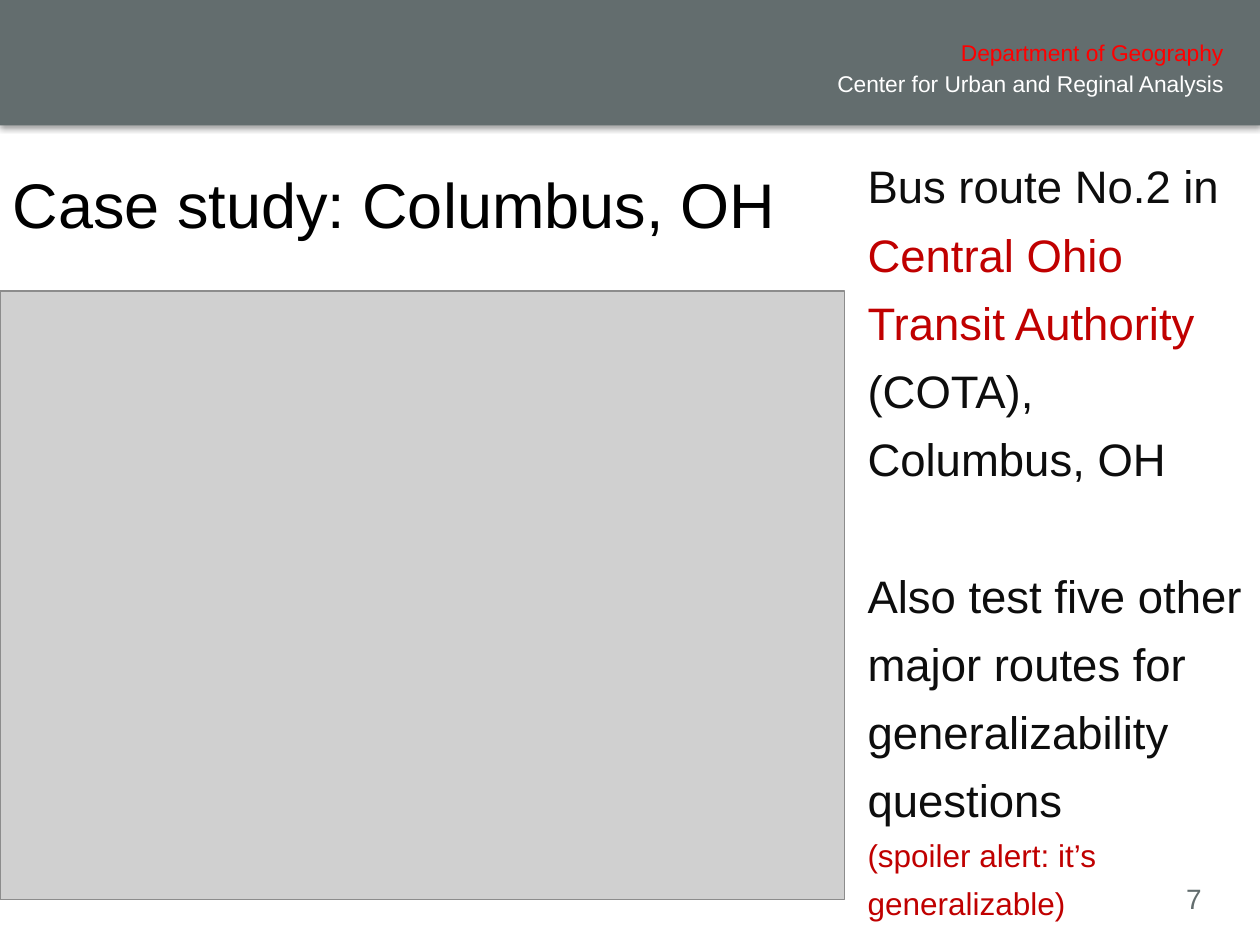
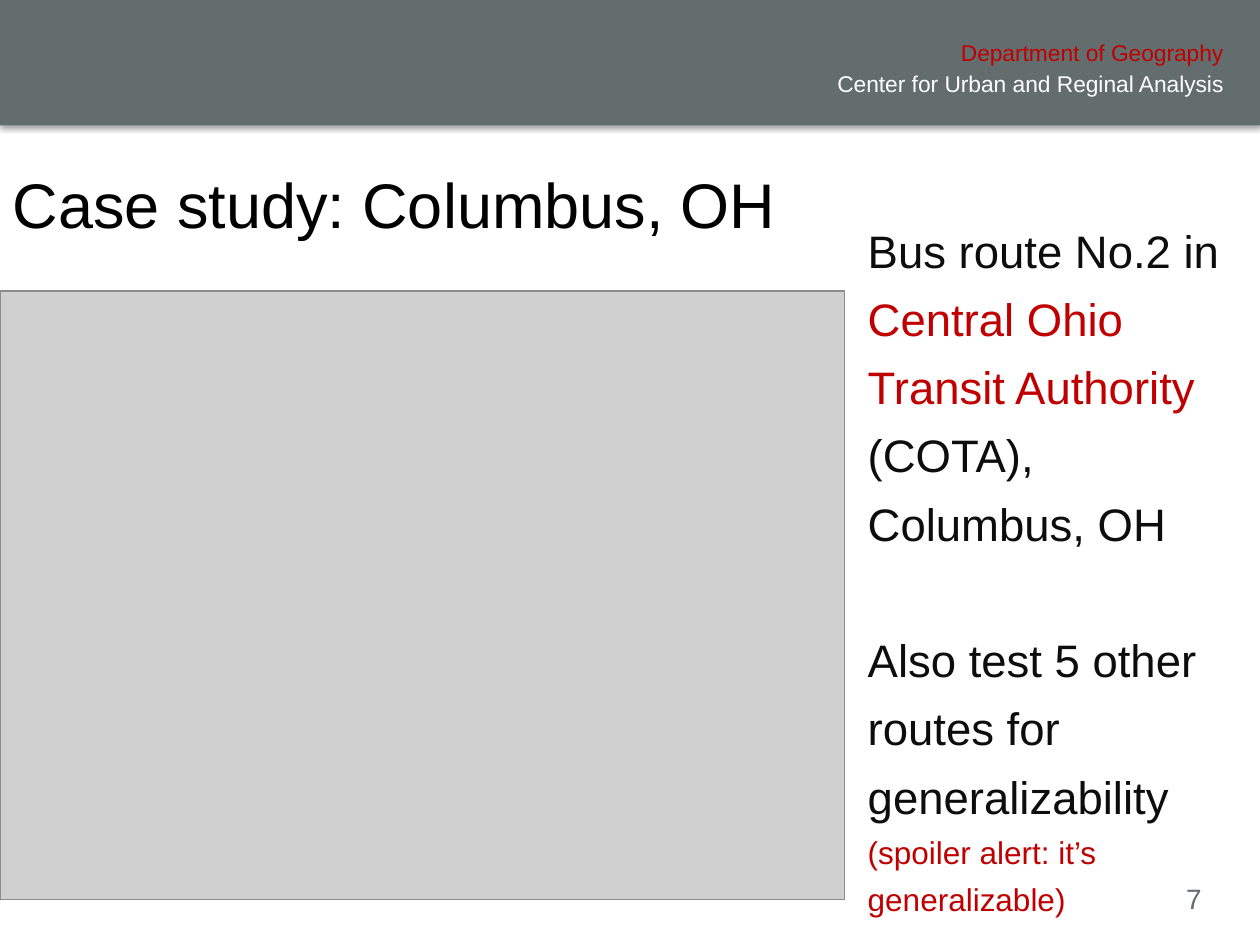
Before and after one commit to luyuliu/SmartTransit, a slide deck: slide 7 of document/AAG_presentation/presentation.pptx. Drawn at 1260x945 pixels with LibreOffice and Linux fonts; fonts in the diff are those of the drawing; grey boxes stand for pictures; background and template pictures are left out. Boxes give left, top, right and bottom in pixels: in the first picture for what was removed or moved away, otherwise in the second. Text is boxed around its words. In the diff, an @@ line names an element or a change of style, - is before the commit and + after.

```diff
--- a/document/AAG_presentation/presentation.pptx
+++ b/document/AAG_presentation/presentation.pptx
@@ text "Department of Geography" at bbox=[961, 44, 1223, 66]: text colour #FF0000 to #C00000 @@
@@ text "Bus route No.2 in Central ...": place and size @@
-text "Bus route No.2 in Central ..." at bbox=[856, 139, 1260, 747]
+text "Bus route No.2 in Central ..." at bbox=[856, 203, 1260, 945]
@@ text at bbox=[868, 644, 1197, 917]: text changed @@
-Also test five other major routes for generalizability questions
-(spoiler alert: it’s generalizable)
+Also test 5 other routes for generalizability (spoiler alert: it’s generalizable)
```
Also in this commit, not shown: 9 other slides changed, 1 slide added, 1 slide removed, 1 other file.
